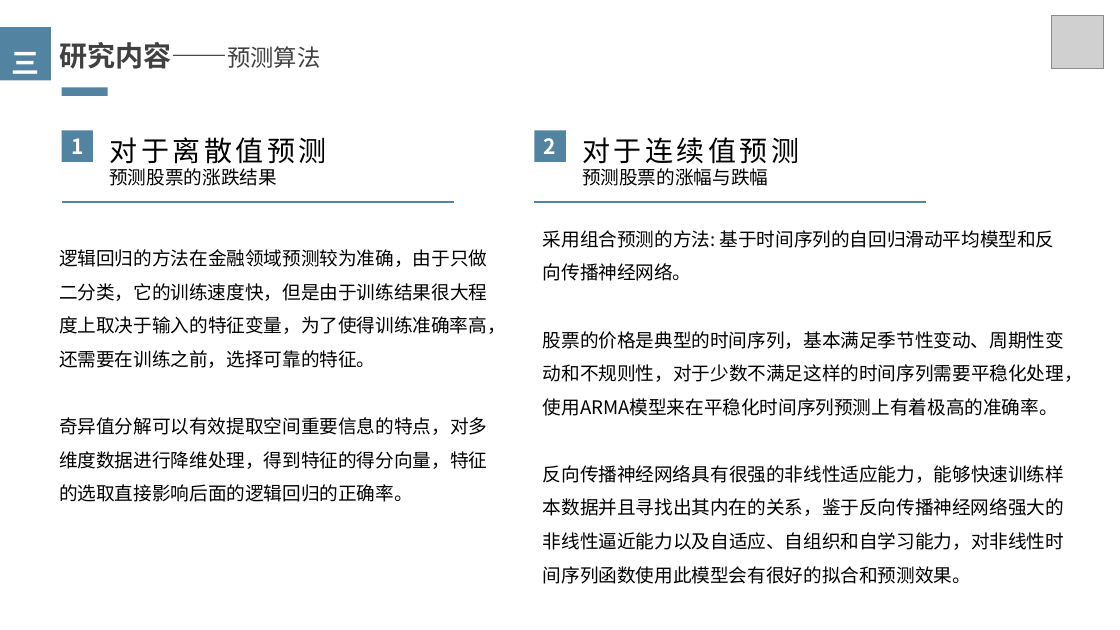
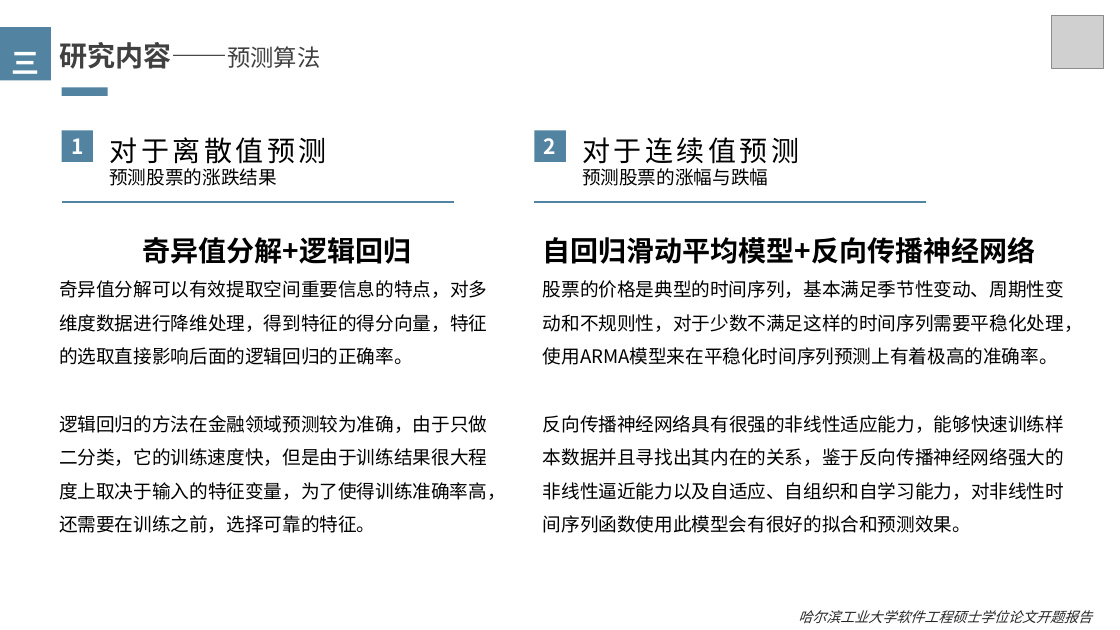
Before and after one commit to xiaopangwei/hitdb-stock-forecast-parent, a slide deck: slide 9 of document/opening/论文.pptx (slide 8 before the commit). Drawn at 1120x630 pixels with LibreOffice and Linux fonts; fonts in the diff are those of the drawing; grey boxes stand for pictures. Boxes give left, top, right and bottom in pixels: in the first picture for what was removed or moved away, otherwise in the second. Text is boxed around its words. In the diff, an @@ line names an element or a change of style, - is before the commit and + after.

```diff
--- a/document/opening/论文.pptx
+++ b/document/opening/论文.pptx
@@ text "奇异值分解+逻辑回归": place and size @@
-text "奇异值分解+逻辑回归" at [59, 249, 506, 502]
+text "奇异值分解+逻辑回归" at [59, 237, 506, 533]
@@ text at [59, 237, 487, 365]: paragraphs added @@
+奇异值分解+逻辑回归
+奇异值分解可以有效提取空间重要信息的特点，对多维度数据进行降维处理，得到特征的得分向量，特征的选取直接影响后面的逻辑回归的正确率。
@@ text at [543, 237, 1036, 264]: text changed; size 16 to 24 pt; bold on @@
-采用组合预测的方法: 基于时间序列的自回归滑动平均模型和反向传播神经网络。
+自回归滑动平均模型+反向传播神经网络
@@ text at [59, 417, 487, 502]: paragraph removed @@
-奇异值分解可以有效提取空间重要信息的特点，对多维度数据进行降维处理，得到特征的得分向量，特征的选取直接影响后面的逻辑回归的正确率。
@@ text added at [798, 610, 1092, 624], 12 pt, text #262626, italic @@
+哈尔滨工业大学软件工程硕士学位论文开题报告
```
Also in this commit, not shown: 10 other slides changed, 1 slide added, 33 other files.
